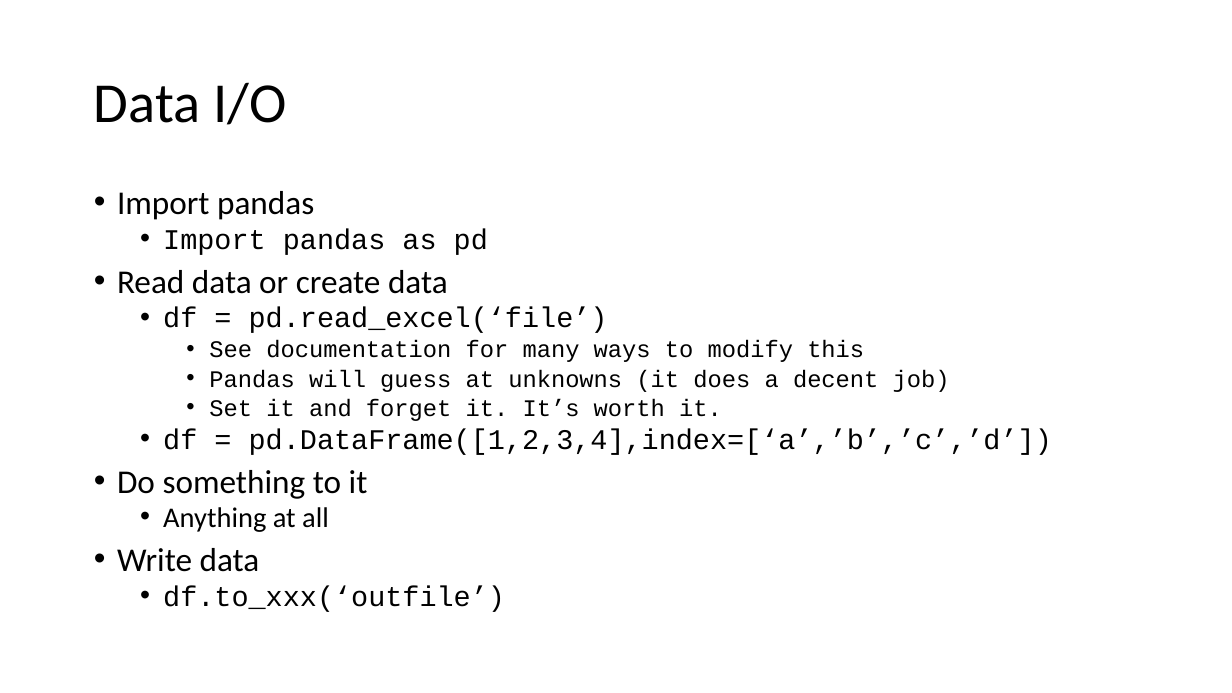
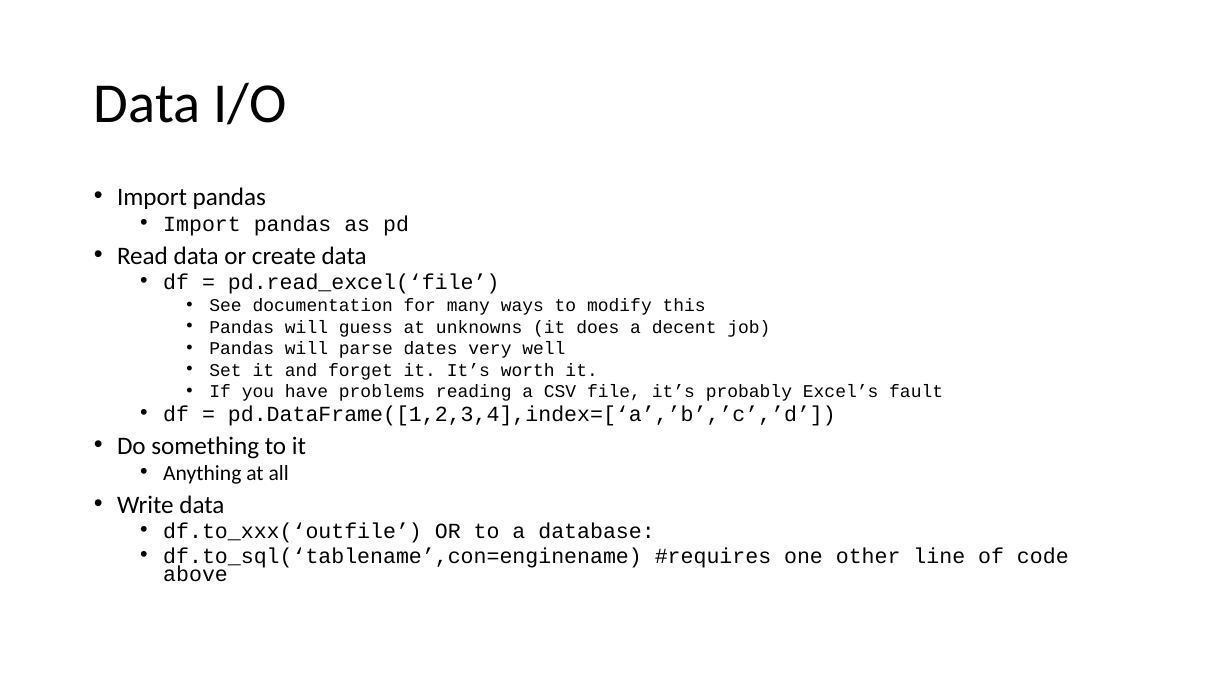
Before and after one commit to LimnoTech/Python-Data-Analysis-Course, a slide deck: slide 9 of Day2/PythonDataAnalysis.pptx. Drawn at 1232x693 pixels with LibreOffice and Linux fonts; fonts in the diff are those of the drawing. Boxes give left, top, right and bottom in pixels: in the first picture for what was removed or moved away, otherwise in the second. Text is boxed around its words. In the diff, an @@ line names an element or a change of style, - is before the commit and + after.

Commit message:
Minor ppt update

```diff
--- a/Day2/PythonDataAnalysis.pptx
+++ b/Day2/PythonDataAnalysis.pptx
@@ text at [117,187,836,513]: size 25.9 to 19.6 pt in "Import pandas", "Read data or create data", "Do something to it", "Write data"; size 22.2 to 16.8 pt in "Import pandas as pd", "df = pd.read_excel(‘file’)", "df = pd.DataFrame([1,2,3,4],index=[‘a’,’b’,’c’,’d’])", "Anything at all"; size 18.5 to 14 pt in "See documentation for many ways to modify ...", "Pandas will guess at unknowns (it does ...", "Set it and forget it. It’s worth ..."; line spacing 0.8 to 0.7 @@
@@ text at [209,342,565,358]: paragraph added @@
+    • Pandas will parse dates very well
@@ text at [209,385,943,401]: paragraph added @@
+    • If you have problems reading a CSV file, it’s probably Excel’s fault
@@ text at [163,523,1069,582]: text changed; size 22.2 to 16.8 pt @@
-  • df.to_xxx(‘outfile’)
+  • df.to_xxx(‘outfile’) OR to a database:
+  • df.to_sql(‘tablename’,con=enginename) #requires one other line of code above
```
Also in this commit, not shown: 1 other slide changed.
